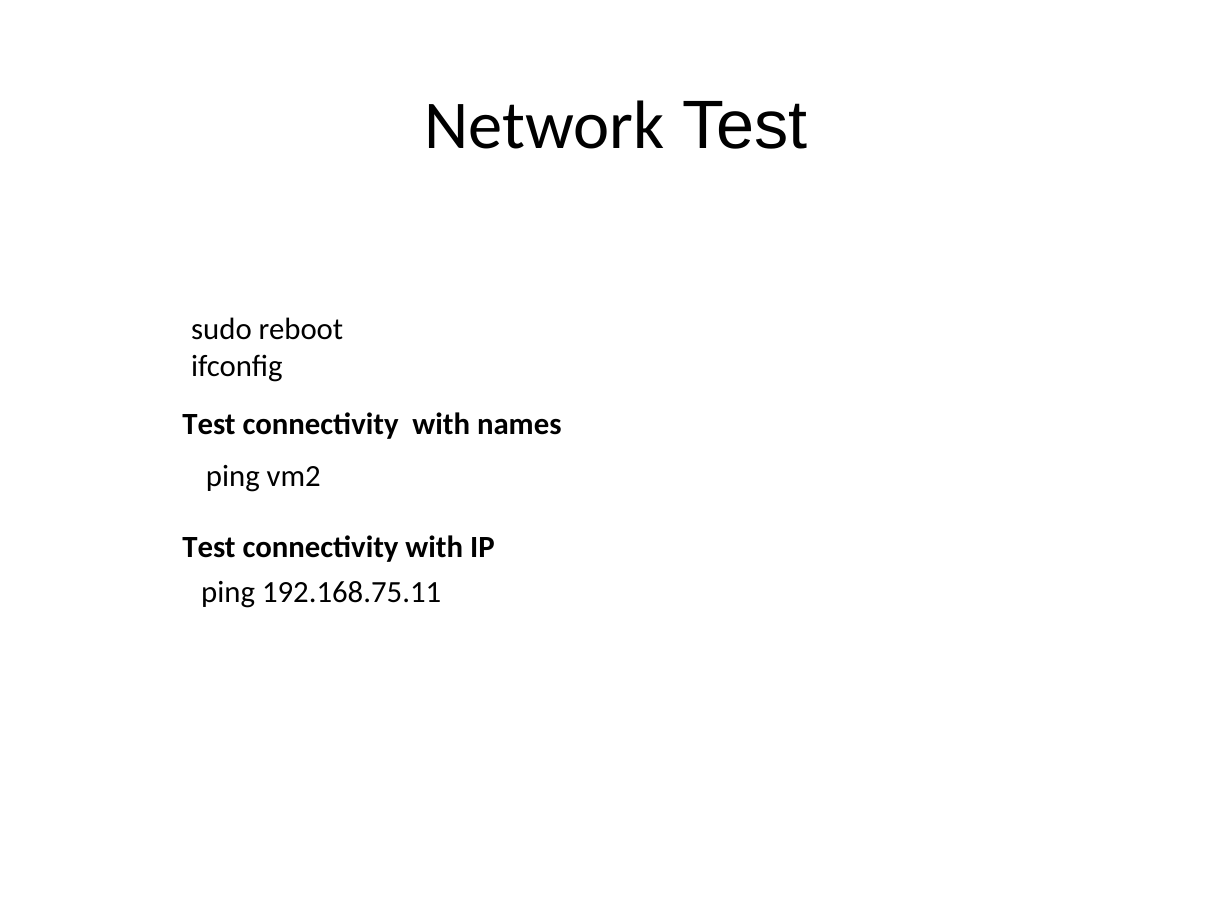
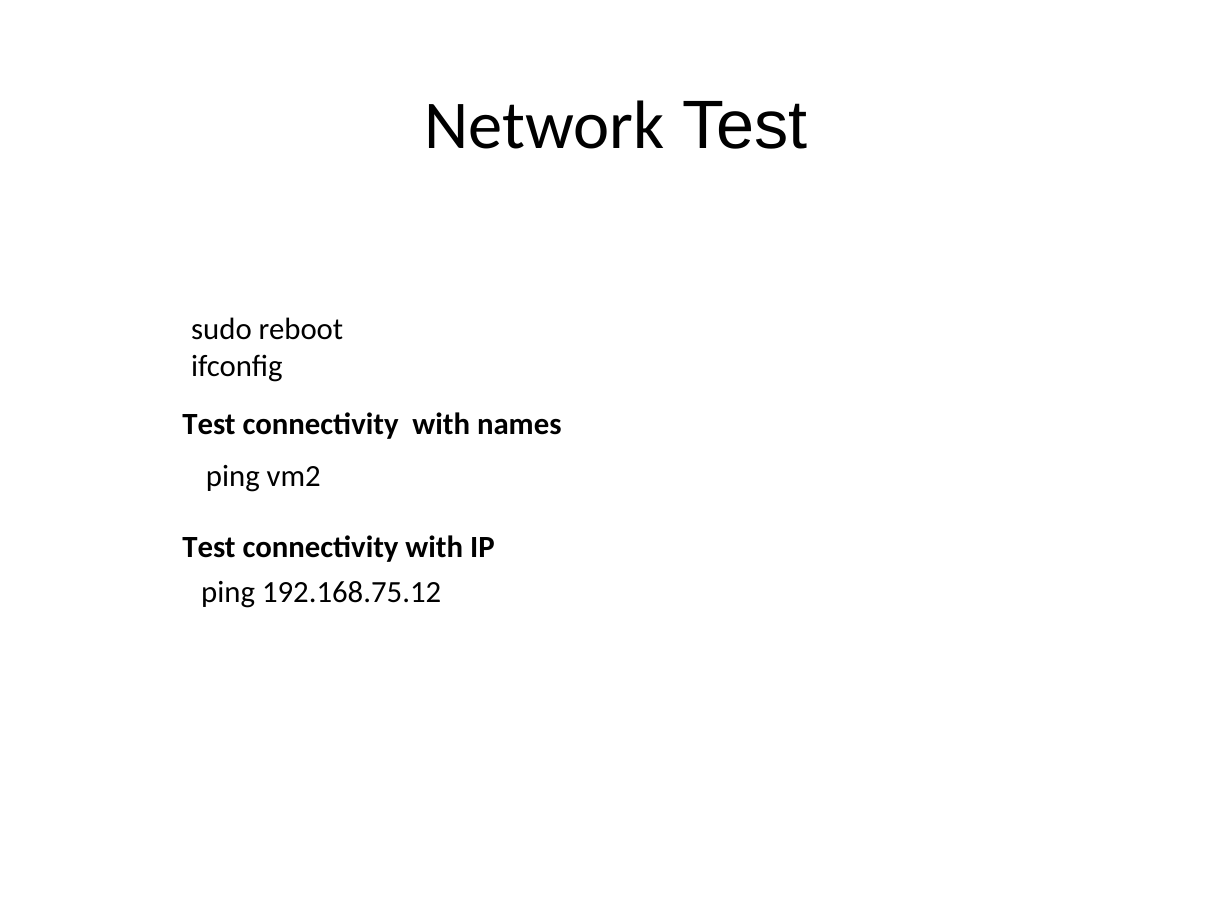
Before and after one commit to sahityacodes/VirtualizationCloudComputingProject, a slide deck: slide 13 of VCC.pptx. Drawn at 1232x924 pixels with LibreOffice and Linux fonts; fonts in the diff are those of the drawing. Boxes give left, top, right and bottom in pixels: in the first picture for what was removed or moved away, otherwise in the second. Text is boxed around its words. In the diff, an @@ line names an element or a change of style, - is before the commit and + after.

```diff
--- a/VCC.pptx
+++ b/VCC.pptx
@@ text at <box>201,581,441,608</box>: text changed @@
-ping 192.168.75.11
+ping 192.168.75.12
```
Also in this commit, not shown: 20 other slides changed, 1 slide added.
